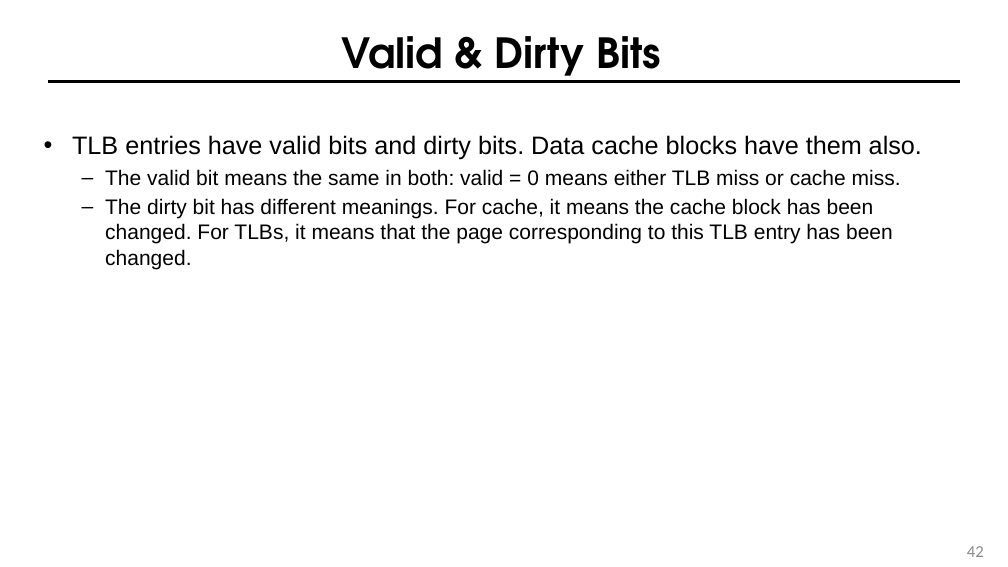
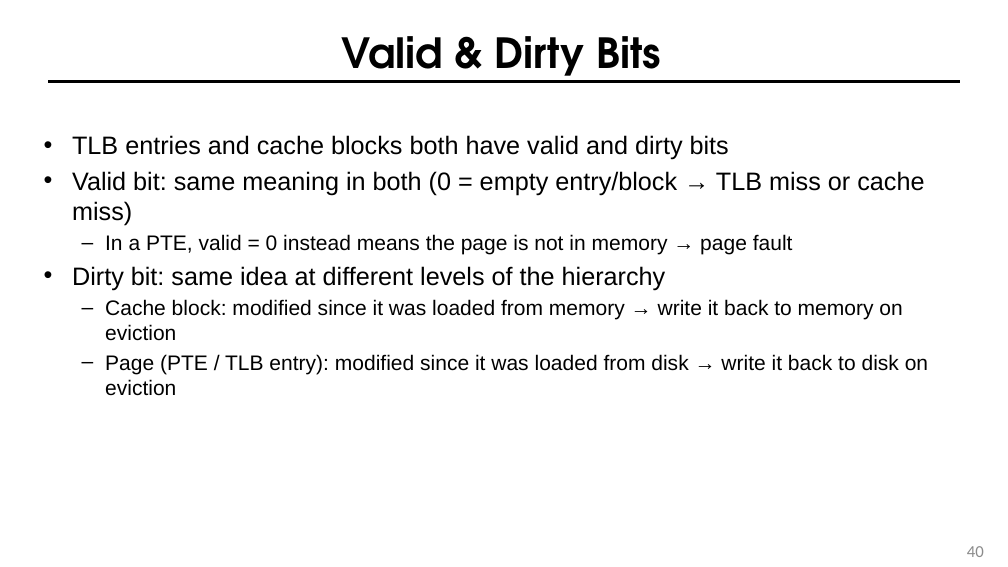
Before and after one commit to guhofstra/CSC112Fa26, a slide deck: slide 40 of PPTs/L8-Memory System II Paging.pptx (slide 42 before the commit). Drawn at 1008x567 pixels with LibreOffice and Linux fonts; fonts in the diff are those of the drawing. Boxes give left, top, right and bottom in pixels: in the first picture for what was removed or moved away, otherwise in the second. Text is boxed around its words. In the diff, an @@ line names an element or a change of style, - is before the commit and + after.

```diff
--- a/PPTs/L8-Memory System II Paging.pptx
+++ b/PPTs/L8-Memory System II Paging.pptx
@@ text at <box>72,135,928,396</box>: text changed @@
-• TLB entries have valid bits and dirty bits. Data cache blocks have them also.
-  – The valid bit means the same in both: valid = 0 means either TLB miss or cache miss.
-  – The dirty bit has different meanings. For cache, it means the cache block has been changed. For TLBs, it means that the page corresponding to this TLB entry has been changed.
+• TLB entries and cache blocks both have valid and dirty bits
+• Valid bit: same meaning in both (0 = empty entry/block → TLB miss or cache miss)
+  – In a PTE, valid = 0 instead means the page is not in memory → page fault
+• Dirty bit: same idea at different levels of the hierarchy
+  – Cache block: modified since it was loaded from memory → write it back to memory on eviction
+  – Page (PTE / TLB entry): modified since it was loaded from disk → write it back to disk on eviction
@@ page number at <box>967,546,984,557</box>: text changed @@
-42
+40
```
Also in this commit, not shown: 45 other slides changed, 5 slides added, 7 other files.
